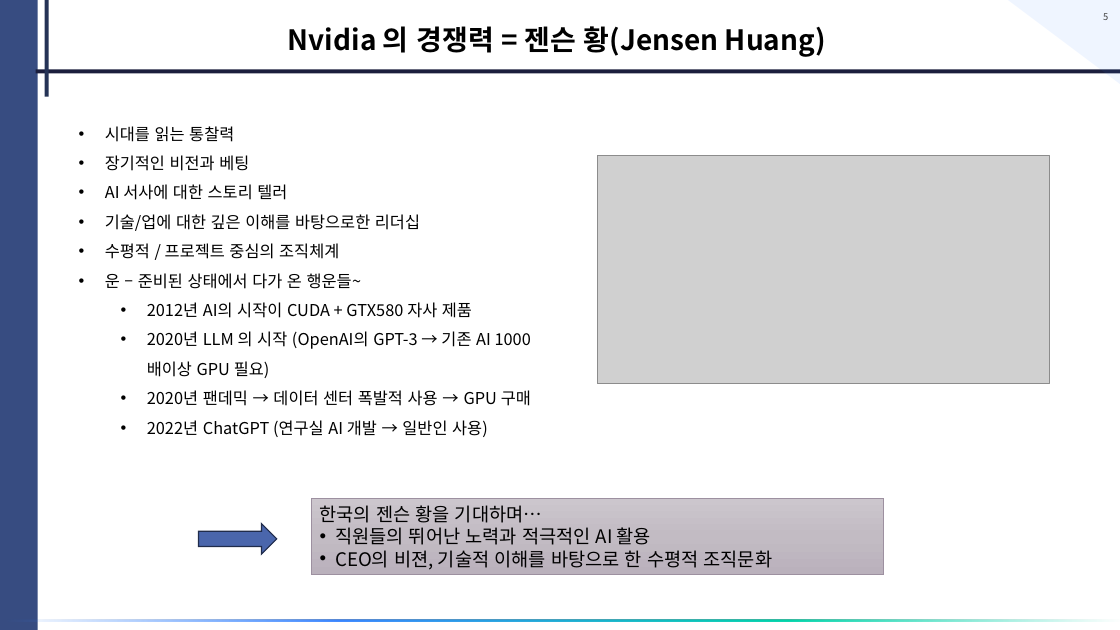
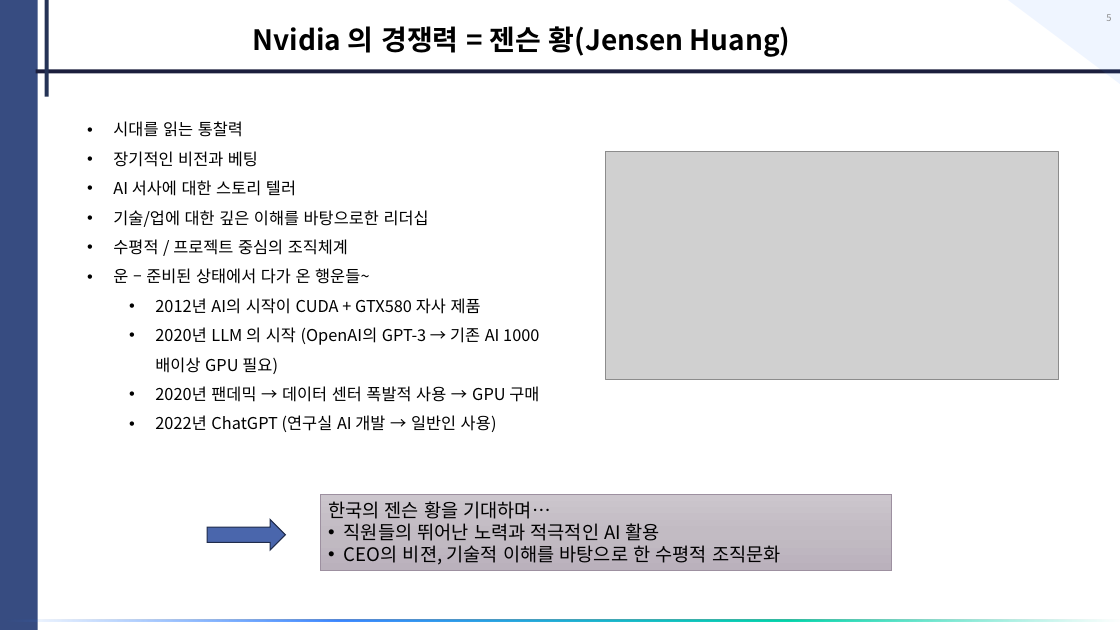
Before and after one commit to donchang07/skills, a slide deck: slide 5 of chang-ppt/template.pptx. Drawn at 1120x630 pixels with LibreOffice and Linux fonts; fonts in the diff are those of the drawing; grey boxes stand for pictures. Boxes give left, top, right and bottom in pixels: in the first picture for what was removed or moved away, otherwise in the second. Text is boxed around its words. In the diff, an @@ line names an element or a change of style, - is before the commit and + after.

```diff
--- a/chang-ppt/template.pptx
+++ b/chang-ppt/template.pptx
@@ text "Nvidia 의 경쟁력 = 젠슨 ...": place and size @@
-text "Nvidia 의 경쟁력 = 젠슨 ..." at [288,26,826,57]
+text "Nvidia 의 경쟁력 = 젠슨 ..." at [253,26,791,57]
@@ page number at [1106,14,1111,21]: text colour #404040 to #8C8C8C; vertical alignment top to middle @@
@@ 1 picture, 1 text, 1 rectangle, 1 right arrow: place and size @@
-1 picture, 1 text, 1 rectangle, 1 right arrow at [105,126,1050,575]
+1 picture, 1 text, 1 rectangle, 1 right arrow at [113,121,1059,571]
```
Also in this commit, not shown: 3 other slides changed, 1 other file.
